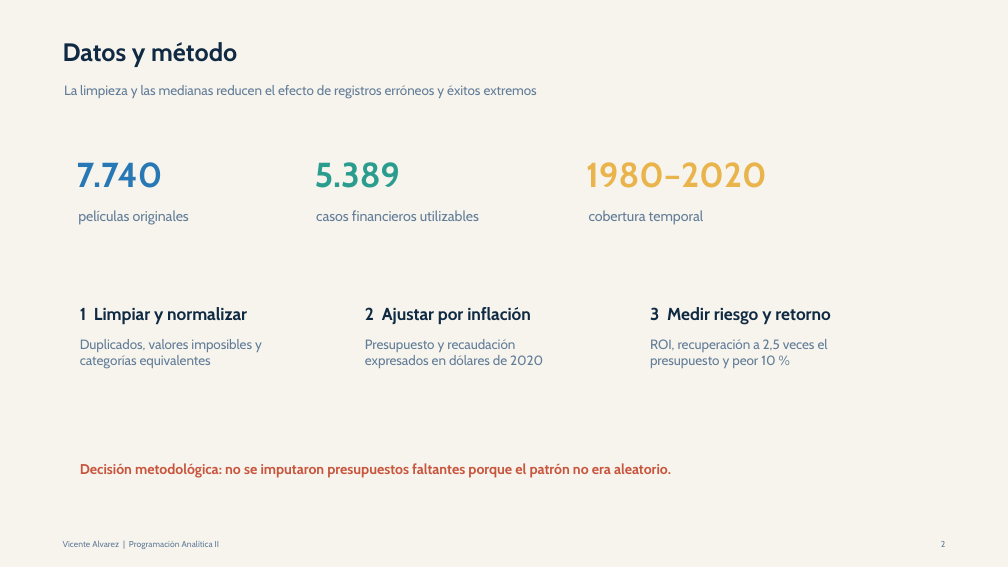
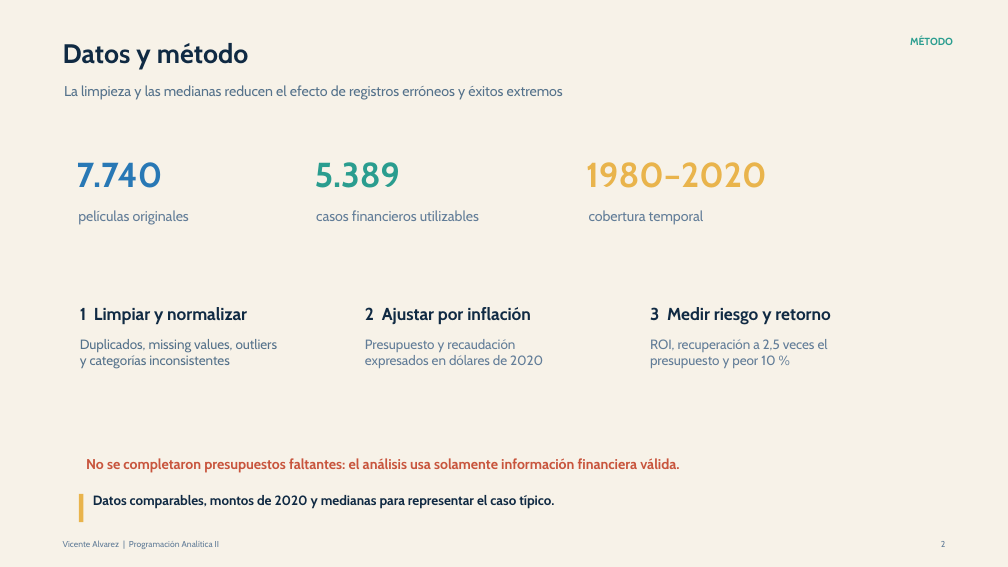
Before and after one commit to alvareezvicente-code/Vicente-Alvarez-programacion-analitica-2, a slide deck: slide 2 of salidas/presentacion_arroyo_capital.pptx. Drawn at 1008x567 pixels with LibreOffice and Linux fonts; fonts in the diff are those of the drawing. Boxes give left, top, right and bottom in pixels: in the first picture for what was removed or moved away, otherwise in the second. Text is boxed around its words. In the diff, an @@ line names an element or a change of style, - is before the commit and + after.

Commit message:
Presentacion

```diff
--- a/salidas/presentacion_arroyo_capital.pptx
+++ b/salidas/presentacion_arroyo_capital.pptx
@@ background #F7F4ED to #F7F2E8 @@
@@ text "Datos y método" at (63,43,249,70): size 24 to 25.5 pt @@
@@ text added at (910,37,953,45), 9.8 pt, text #2A9D8F, bold @@
+MÉTODO
@@ text "La limpieza y las medianas ..." at (64,85,563,100): size 12.8 to 13.5 pt, text colour #627D98 to #55728B @@
@@ text at (80,339,278,368): text changed; text colour #627D98 to #55728B @@
-Duplicados, valores imposibles y categorías equivalentes
+Duplicados, missing values, outliers y categorías inconsistentes
@@ text at (86,458,679,473): text changed @@
-Decisión metodológica: no se imputaron presupuestos faltantes porque el patrón no era aleatorio.
+No se completaron presupuestos faltantes: el análisis usa solamente información financiera válida.
@@ rectangle added at (79,494,83,523), fill #E9B44C @@
@@ text added at (93,495,554,509), 12.8 pt, text #102A43, bold @@
+Datos comparables, montos de 2020 y medianas para representar el caso típico.
```
Also in this commit, not shown: 7 other slides changed.
